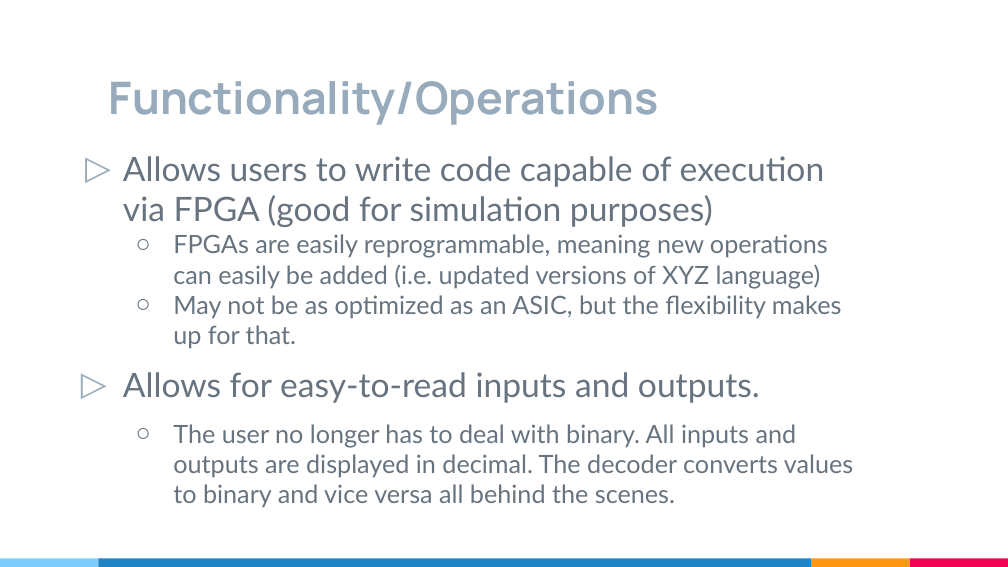
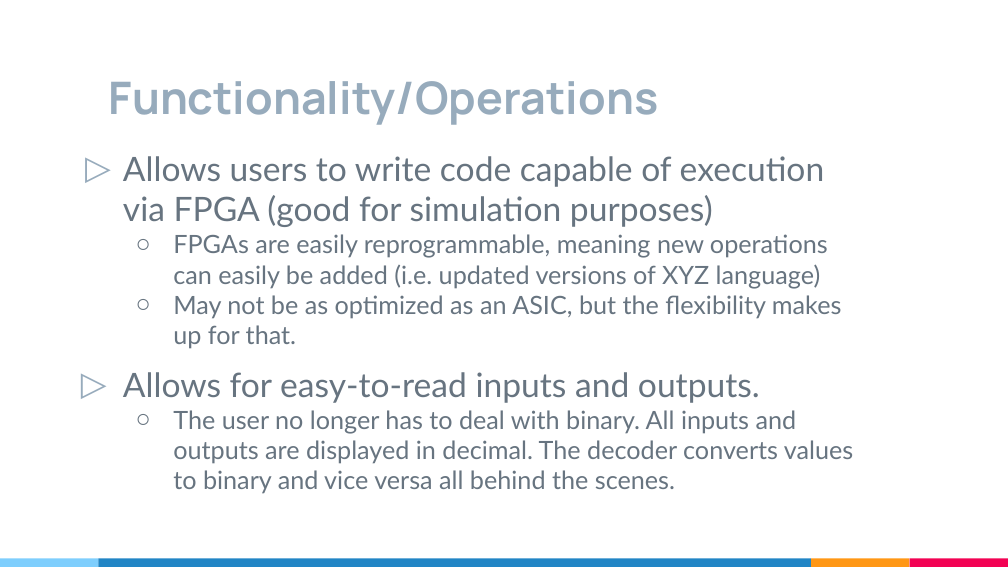
Before and after one commit to mwae-bu/EC311-XYZ-Final_Project, a slide deck: slide 4 of EC311 XYZ Final Project Presentation.pptx. Drawn at 1008x567 pixels with LibreOffice and Linux fonts; fonts in the diff are those of the drawing. Boxes give left, top, right and bottom in pixels: in the first picture for what was removed or moved away, otherwise in the second. Text is boxed around its words. In the diff, an @@ line names an element or a change of style, - is before the commit and + after.

```diff
--- a/EC311 XYZ Final Project Presentation.pptx
+++ b/EC311 XYZ Final Project Presentation.pptx
@@ text at <box>173,410,853,494</box>: less space between paragraphs @@
```
Also in this commit, not shown: 7 other slides changed.
